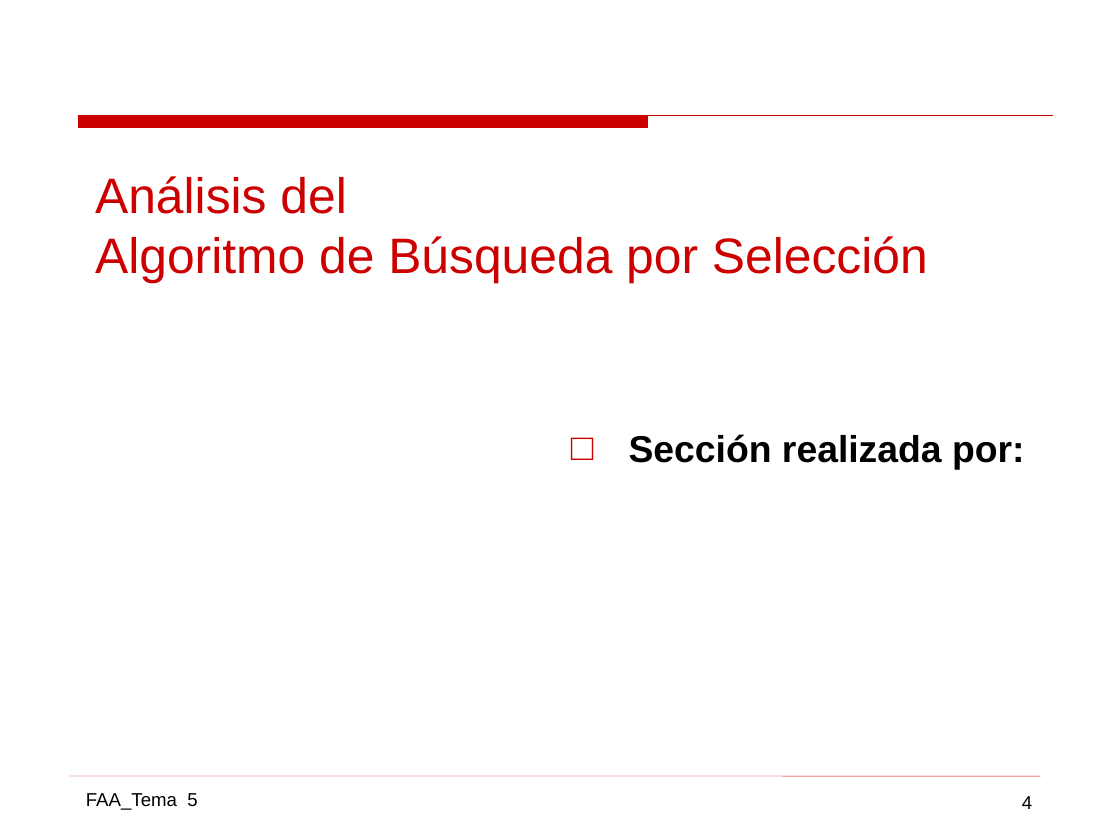
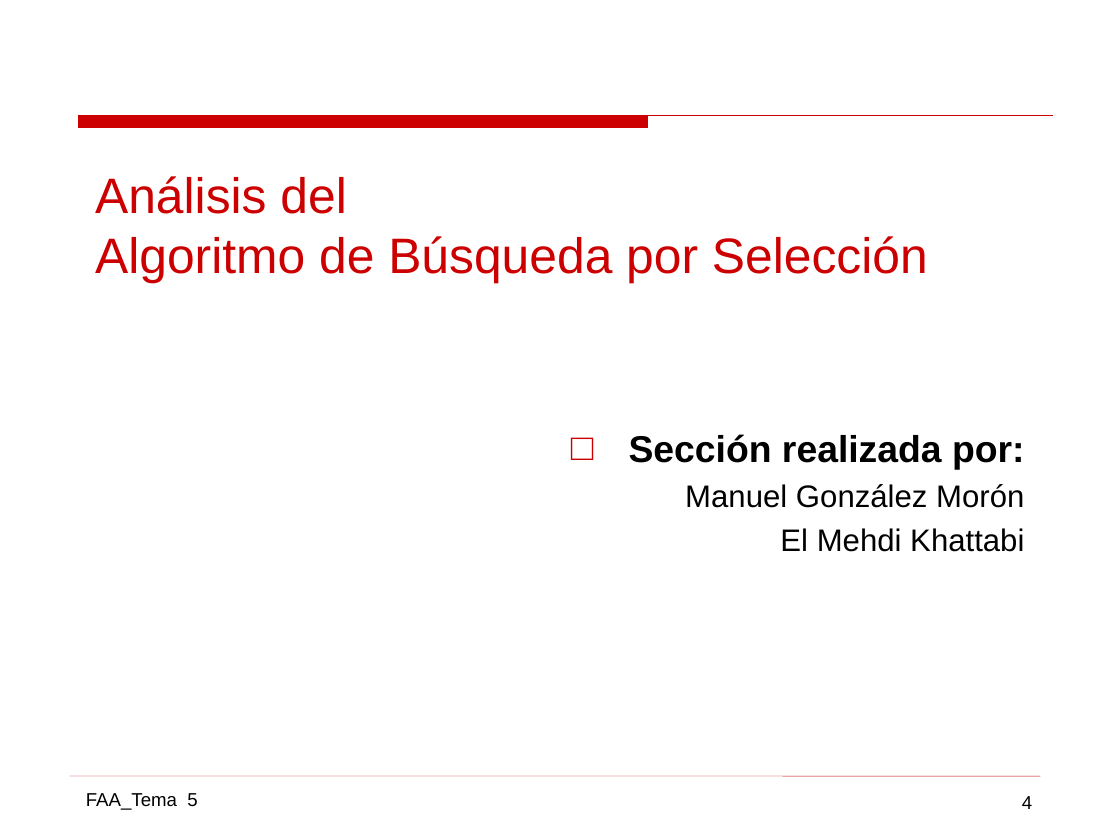
Before and after one commit to gabrielpr96/ETSIcode, a slide deck: slide 4 of FAA/Practica 2 AAD/AAD_11.pptx. Drawn at 1120x840 pixels with LibreOffice and Linux fonts; fonts in the diff are those of the drawing. Boxes give left, top, right and bottom in pixels: in the first picture for what was removed or moved away, otherwise in the second. Text is boxed around its words. In the diff, an @@ line names an element or a change of style, - is before the commit and + after.

```diff
--- a/FAA/Practica 2 AAD/AAD_11.pptx
+++ b/FAA/Practica 2 AAD/AAD_11.pptx
@@ text at (685,484,1024,552): paragraphs added @@
+  Manuel González Morón
+  El Mehdi Khattabi
```
Also in this commit, not shown: 22 other slides changed, 1 slide added, 2 slides removed, 5 other files.
